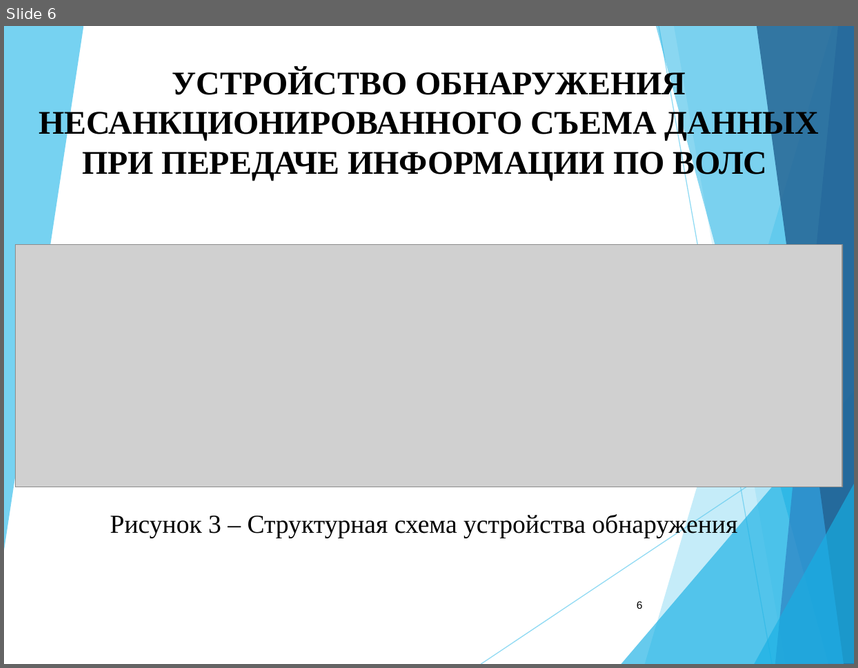
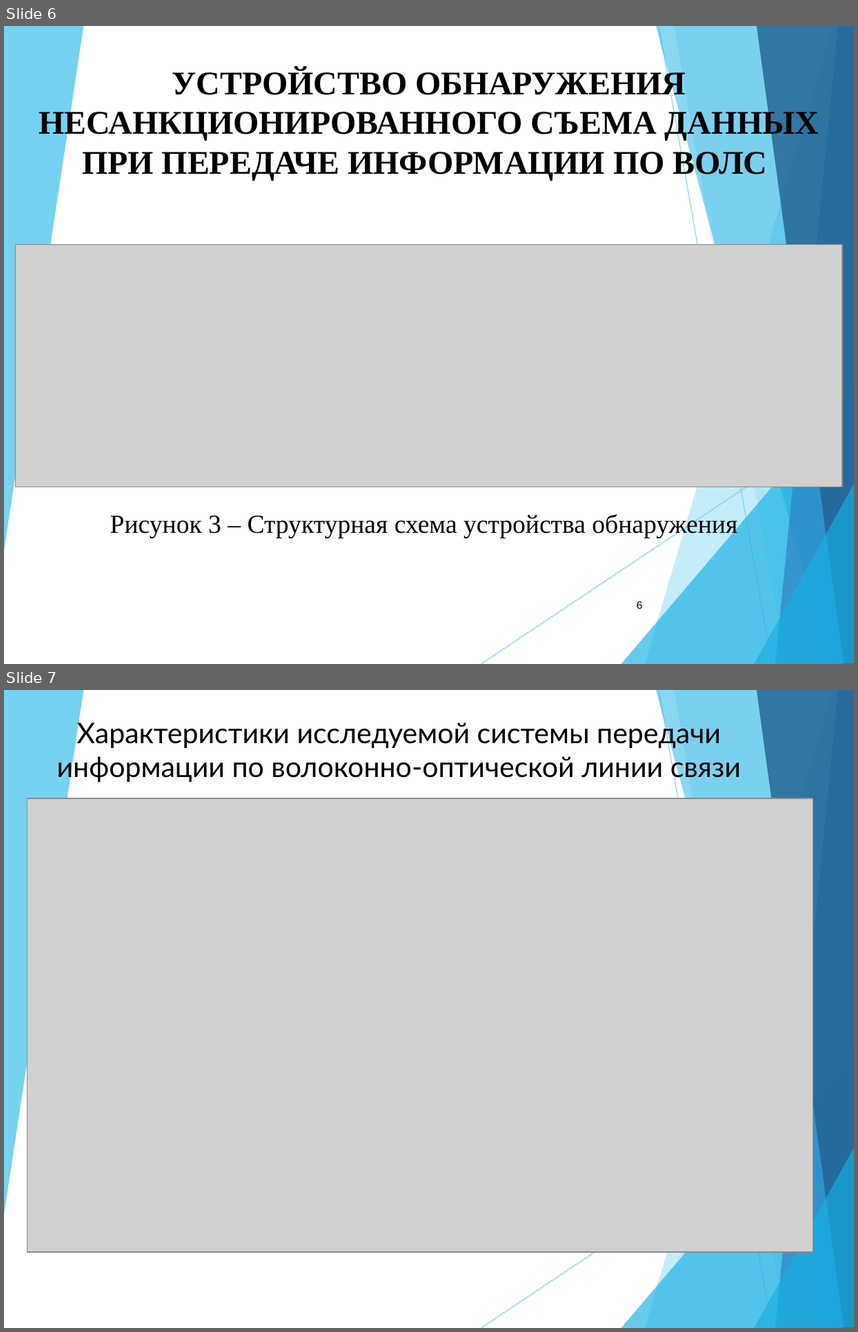
Before and after one commit to blackPrincess31/My_diplom, a slide deck: Доклад.ppt. Shown one above the other, each under a label of ours: slide 6 before the commit, slides 6 and 7 after it. The pictures are 858x668 and 858x1332 pixels, drawn with LibreOffice and Linux fonts; fonts in the diff are those of the drawing; grey boxes stand for pictures. Boxes give left, top, right and bottom in pixels: in the first picture for what was removed or moved away, otherwise in the second. Text is boxed around its words. In the diff, an @@ line names an element or a change of style, - is before the commit and + after.

```diff
--- a/Доклад.ppt
+++ b/Доклад.ppt
@@ slide 7 added at (4,690,854,1328), background #FFFFFF; not listed: 10 template elements that a slide beside it also shows @@
@@ text added at (57,718,741,782), 24 pt, text #000000 @@
+Характеристики исследуемой системы передачи информации по волоконно-оптической линии связи
@@ picture added at (27,798,813,1251) @@
```
Also in this commit, not shown: 2 slides changed, 1 other slide added, 4 slides removed, 1 other file.
